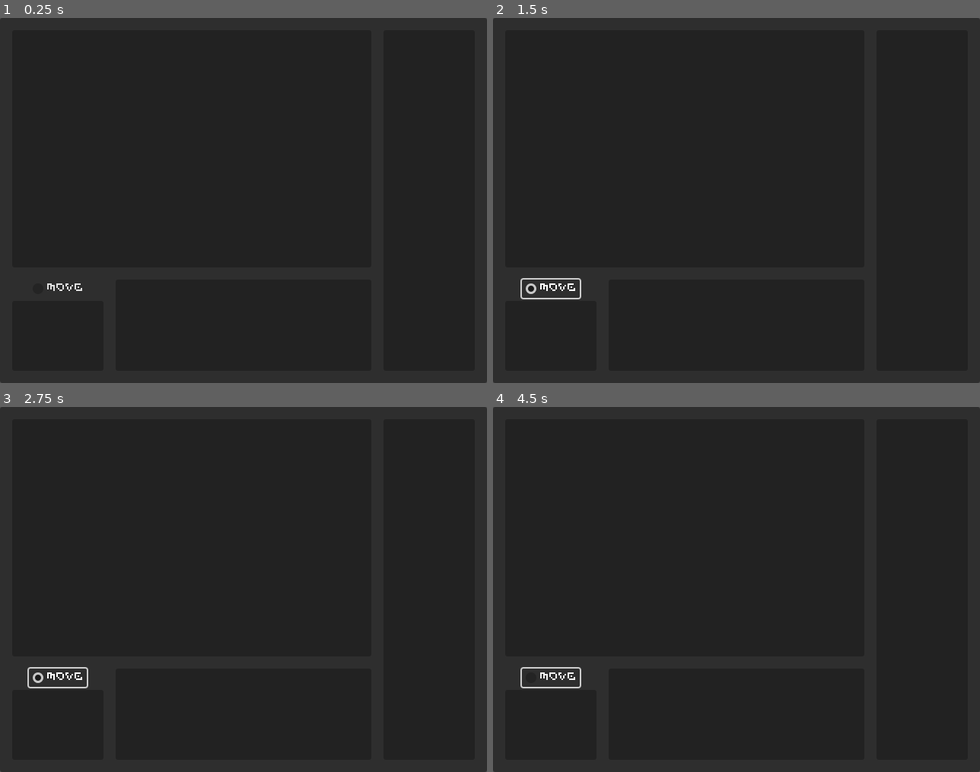
Above: before the commit, frames 1-4 (two rows, left to right).
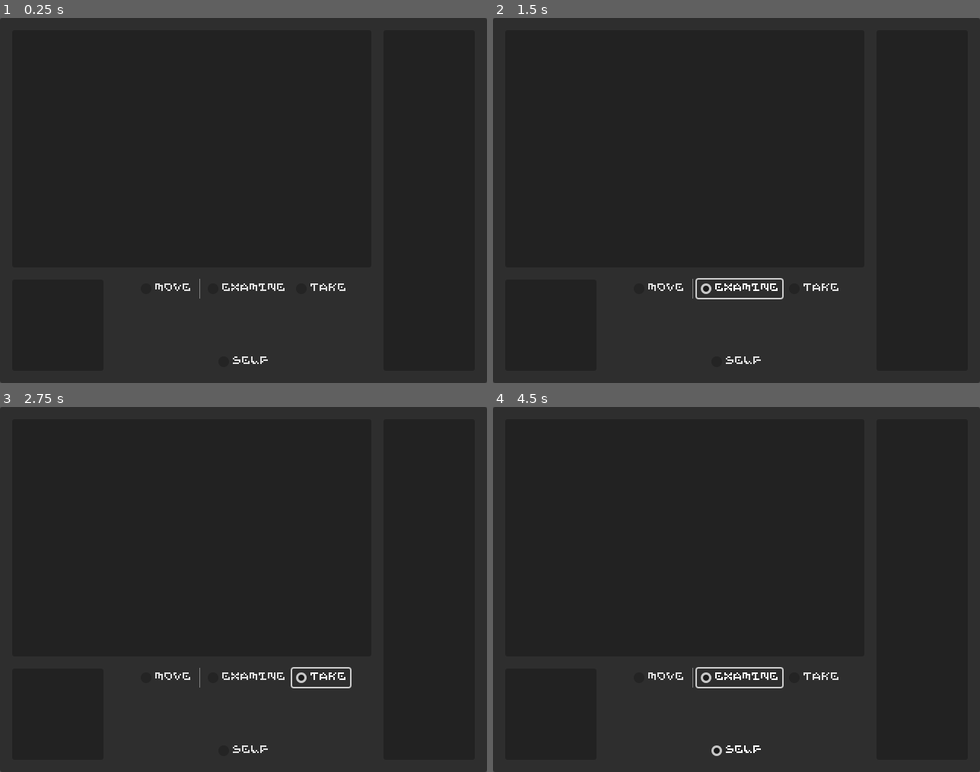
Above: after the commit, the same moments.

Repository: ViciousElia/escaping-ganymede
Game: Godot game, scene res://interfaces/screen_interface.tscn
Two runs of this game, one before a commit and one after it. Both use one fixed random seed, a clock stepped at 60 frames per second and the inputs below. The project has no main scene, so this scene is started directly.
Inputs (mouse positions are in pixels of both pictures, inside the frame that each line leads up to):
- Up to frame 1 (0.25 s): no input
- Up to frame 2 (1.5 s): click "Move" at 0.5 s; click (741, 288) at 1.25 s, where only the run after the commit has a clickable "Examine"
- Up to frame 3 (2.75 s): click (321, 677) at 2 s, where only the run after the commit has a clickable "Take"
- Up to frame 4 (4.5 s): click (736, 750) at 2.75 s, where only the run after the commit has a clickable "Self"; click "Move" at 3.5 s; click (741, 677) at 4.25 s, where only the run after the commit has a clickable "Examine"

The runs differ from the first frame. In frame 1, 0.4% of the frame differs, in the area x 9-71%, y 71-95%; in frame 2, 0.8%, in the area x 5-71%, y 71-95%; in frame 3, 0.7%; in frame 4, 0.8%.

Commit message:
Started CommandsInterface. Moved MoveCommand into it.

Diff:
--- /dev/null
+++ b/interfaces/commands_interface.tscn
@@ -0,0 +1,49 @@
+[gd_scene load_steps=3 format=3 uid="uid://d3diqigng61qk"]
+
+[ext_resource type="ButtonGroup" uid="uid://d12358eehbid3" path="res://interfaces/command_button_group.tres" id="1_px2gs"]
+[ext_resource type="ButtonGroup" uid="uid://cayfb41oq7vbm" path="res://interfaces/inventory_button_group.tres" id="2_gp1p6"]
+
+[node name="CommandsInterface" type="VBoxContainer"]
+anchors_preset = 15
+anchor_right = 1.0
+anchor_bottom = 1.0
+grow_horizontal = 2
+grow_vertical = 2
+alignment = 1
+
+[node name="ActionCommands" type="HFlowContainer" parent="."]
+layout_mode = 2
+size_flags_horizontal = 3
+alignment = 1
+
+[node name="MoveCommand" type="CheckBox" parent="ActionCommands"]
+layout_mode = 2
+size_flags_horizontal = 4
+button_group = ExtResource("1_px2gs")
+text = "Move"
+
+[node name="Separator1" type="VSeparator" parent="ActionCommands"]
+layout_mode = 2
+
+[node name="ExamineCommand" type="CheckBox" parent="ActionCommands"]
+layout_mode = 2
+button_group = ExtResource("1_px2gs")
+text = "Examine"
+
+[node name="TakeCommand" type="CheckBox" parent="ActionCommands"]
+layout_mode = 2
+button_group = ExtResource("1_px2gs")
+text = "Take"
+
+[node name="Control" type="Control" parent="."]
+layout_mode = 2
+size_flags_vertical = 3
+
+[node name="SpecialCommands" type="HFlowContainer" parent="."]
+layout_mode = 2
+alignment = 1
+
+[node name="SelfCommand" type="CheckBox" parent="SpecialCommands"]
+layout_mode = 2
+button_group = ExtResource("2_gp1p6")
+text = "Self"
--- /dev/null
+++ b/interfaces/inventory_button_group.tres
@@ -0,0 +1,5 @@
+[gd_resource type="ButtonGroup" format=3 uid="uid://cayfb41oq7vbm"]
+
+[resource]
+resource_name = "InventoryButtonGroup"
+allow_unpress = true
--- a/interfaces/navigation_map.gd
+++ b/interfaces/navigation_map.gd
@@ -1,5 +1,5 @@
 class_name NavigationMap
-extends VBoxContainer
+extends Control
 ## Screen region that controls the in-game navigation map.
 ##
 ## Includes the move command, which enables the primary navigation method, and
--- a/interfaces/navigation_map.tscn
+++ b/interfaces/navigation_map.tscn
@@ -1,26 +1,23 @@
-[gd_scene load_steps=3 format=3 uid="uid://dkoobwcotbio2"]
+[gd_scene load_steps=2 format=3 uid="uid://dkoobwcotbio2"]
 
 [ext_resource type="Script" uid="uid://snd1ifmb4pyj" path="res://interfaces/navigation_map.gd" id="1_vptr8"]
-[ext_resource type="ButtonGroup" uid="uid://d12358eehbid3" path="res://interfaces/command_button_group.tres" id="2_ifxya"]
 
-[node name="NavigationMap" type="VBoxContainer"]
+[node name="NavigationMap" type="Control"]
+layout_mode = 3
 anchors_preset = 15
 anchor_right = 1.0
 anchor_bottom = 1.0
 grow_horizontal = 2
 grow_vertical = 2
-size_flags_horizontal = 3
-size_flags_vertical = 3
 script = ExtResource("1_vptr8")
 
-[node name="MoveCommand" type="CheckBox" parent="."]
-layout_mode = 2
-size_flags_horizontal = 4
-button_group = ExtResource("2_ifxya")
-text = "Move"
-
 [node name="AbstractMap" type="PanelContainer" parent="."]
-layout_mode = 2
+layout_mode = 1
+anchors_preset = 15
+anchor_right = 1.0
+anchor_bottom = 1.0
+grow_horizontal = 2
+grow_vertical = 2
 size_flags_vertical = 3
 
 [connection signal="resized" from="." to="." method="_on_resized"]
--- a/interfaces/screen_interface.tscn
+++ b/interfaces/screen_interface.tscn
@@ -1,8 +1,9 @@
-[gd_scene load_steps=4 format=3 uid="uid://2c2wft1bvg6t"]
+[gd_scene load_steps=5 format=3 uid="uid://2c2wft1bvg6t"]
 
 [ext_resource type="Script" uid="uid://cerxqualk3c43" path="res://interfaces/screen_interface.gd" id="1_8mo7j"]
 [ext_resource type="PackedScene" uid="uid://dkoobwcotbio2" path="res://interfaces/navigation_map.tscn" id="2_5k30o"]
 [ext_resource type="PackedScene" uid="uid://bym4sc65ygybp" path="res://interfaces/message_interface.tscn" id="3_4ruwl"]
+[ext_resource type="PackedScene" uid="uid://d3diqigng61qk" path="res://interfaces/commands_interface.tscn" id="3_ej2jt"]
 
 [node name="ScreenInterface" type="PanelContainer"]
 custom_minimum_size = Vector2(640, 480)
@@ -41,9 +42,8 @@
 layout_mode = 2
 size_flags_horizontal = 1
 
-[node name="Control2" type="PanelContainer" parent="MarginAllowance/MainSplit/LeftSplit/MenuSplit"]
+[node name="CommandsInterface" parent="MarginAllowance/MainSplit/LeftSplit/MenuSplit" instance=ExtResource("3_ej2jt")]
 layout_mode = 2
-size_flags_horizontal = 3
 
 [node name="MessageInterface" parent="MarginAllowance/MainSplit/LeftSplit" instance=ExtResource("3_4ruwl")]
 visible = false
